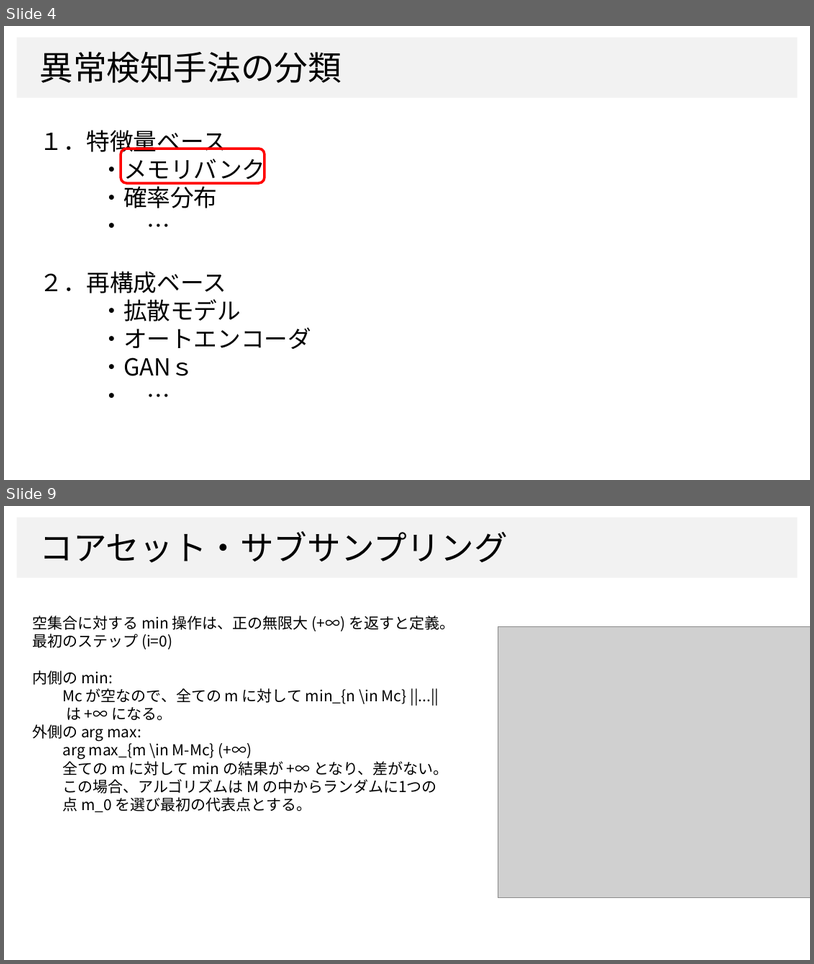
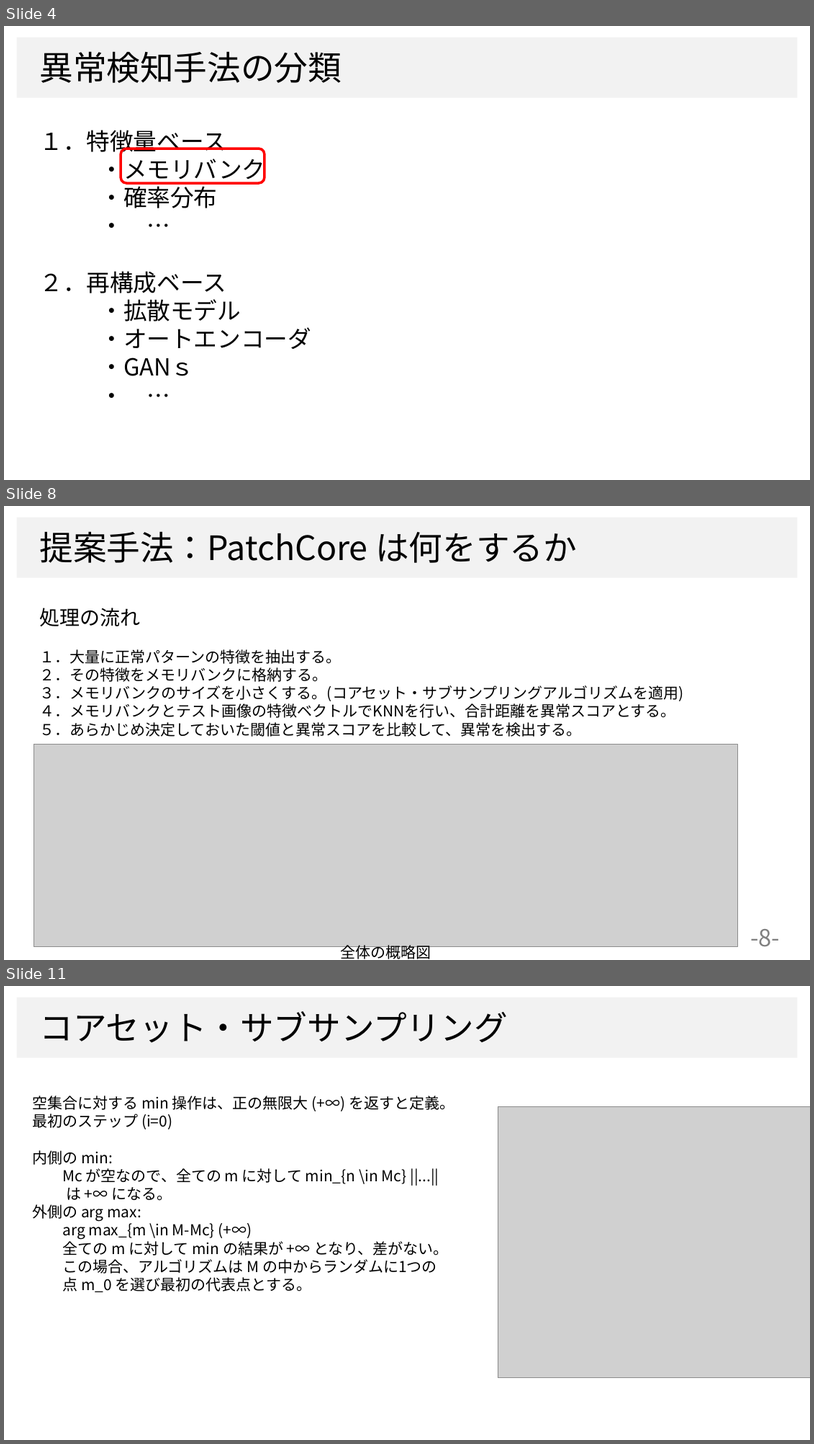
Before and after one commit to dhia-github/haselab-all, a slide deck: 発表資料/B4_上坂大樹_ゼミ用資料.pptx. Shown one above the other, each under a label of ours: slides 4 and 9 before the commit, slides 4, 8 and 11 after it; the slides between them are not shown. The pictures are 814x964 and 814x1444 pixels, drawn with LibreOffice and Linux fonts; fonts in the diff are those of the drawing; grey boxes stand for pictures; background and template pictures are left out. Boxes give left, top, right and bottom in pixels: in the first picture for what was removed or moved away, otherwise in the second. Text is boxed around its words. In the diff, an @@ line names an element or a change of style, - is before the commit and + after.

```diff
--- a/発表資料/B4_上坂大樹_ゼミ用資料.pptx
+++ b/発表資料/B4_上坂大樹_ゼミ用資料.pptx
@@ slide 8 added at [4,506,810,960], background #FFFFFF; not listed: 1 template element that a slide beside it also shows @@
@@ text added at [39,531,577,563], 40 pt, text #000000 @@
+提案手法：PatchCore は何をするか
@@ text added at [40,608,684,736], 18 pt, text #000000 @@
+処理の流れ
+１．大量に正常パターンの特徴を抽出する。
+２．その特徴をメモリバンクに格納する。
+３．メモリバンクのサイズを小さくする。(コアセット・サブサンプリングアルゴリズムを適用)
+４．メモリバンクとテスト画像の特徴ベクトルでKNNを行い、合計距離を異常スコアとする。
+５．あらかじめ決定しておいた閾値と異常スコアを比較して、異常を検出する。
@@ picture added at [34,744,738,947] @@
@@ page number added at [751,929,781,947], 28 pt, text #808080 @@
+-8-
@@ text added at [340,944,431,960], 18 pt, text #000000 @@
+全体の概略図
@@ what was slide 9 is now slide 11 @@
```
Also in this commit, not shown: 8 slides changed, 2 other slides added.
